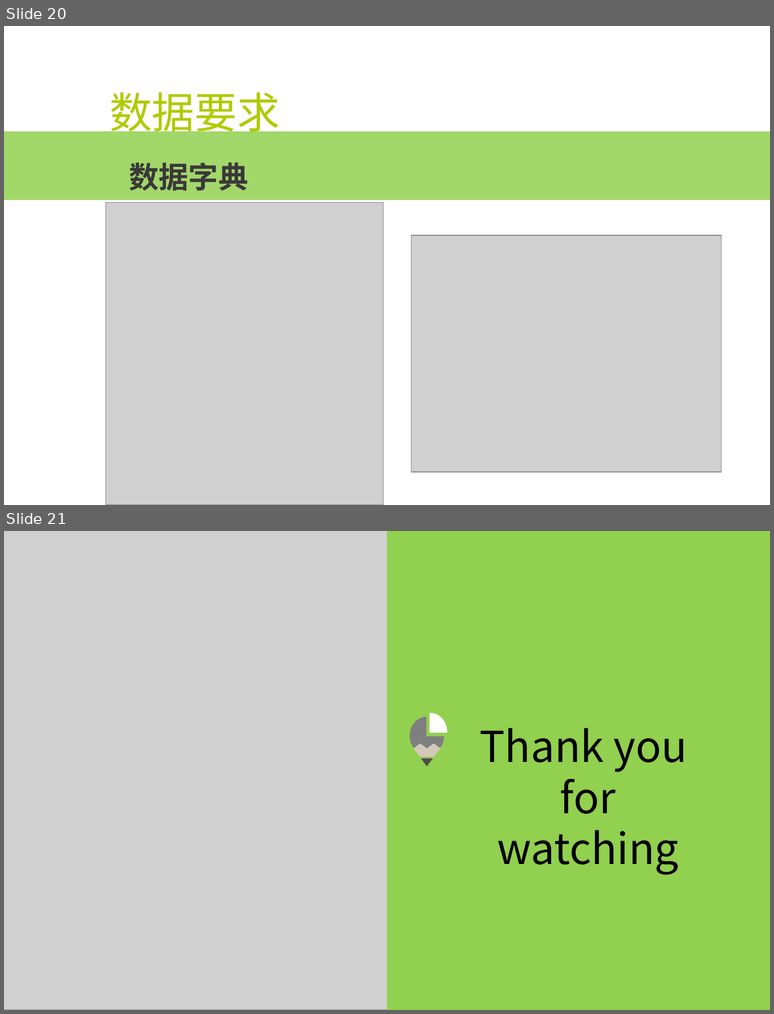
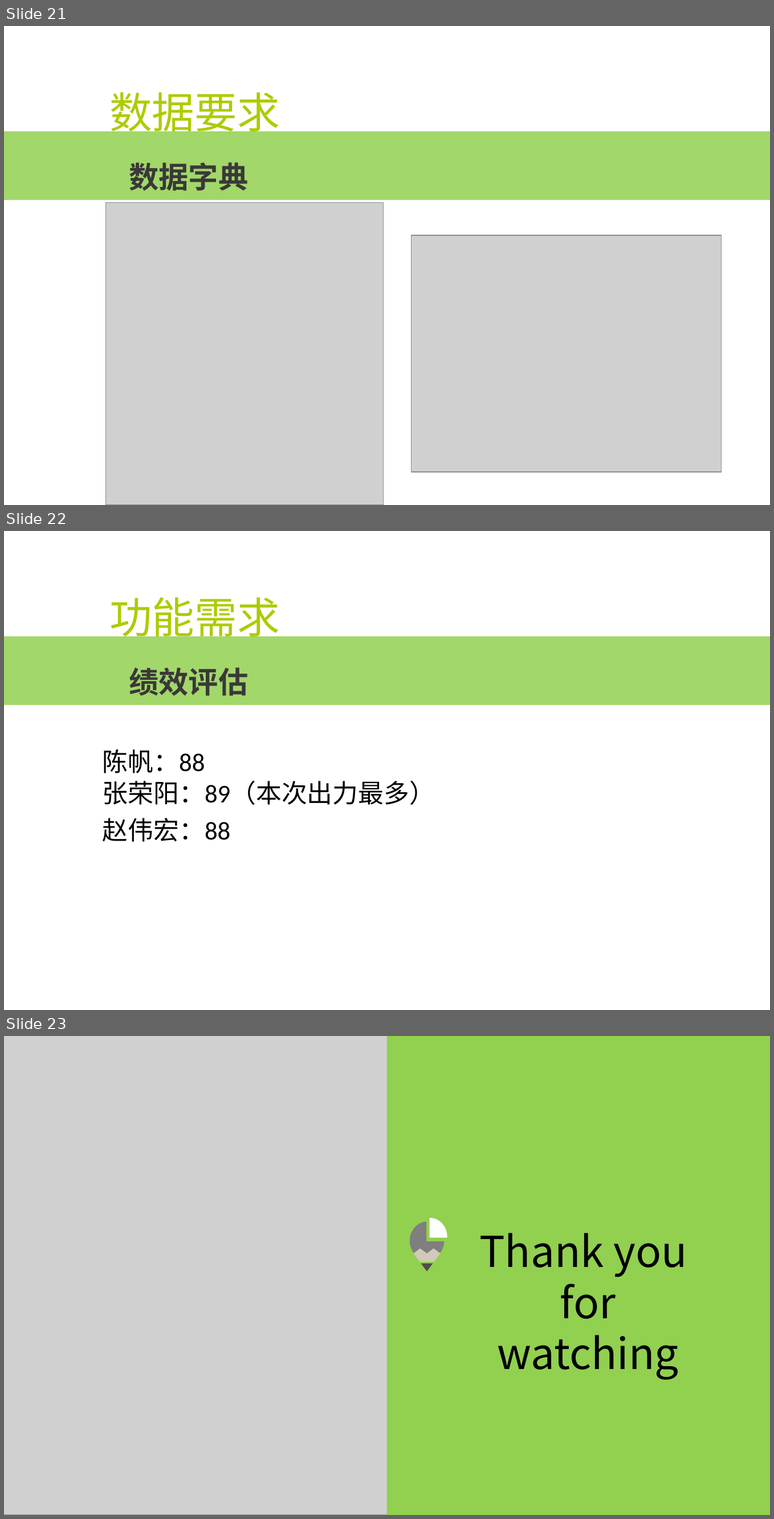
Before and after one commit to popopoi/Software-G07, a slide deck: SE2018春-G07/项目需求分析/SE2018春-G07-项目需求分析.pptx. Shown one above the other, each under a label of ours: slides 20 and 21 before the commit, slides 21, 22 and 23 after it. The pictures are 774x1014 and 774x1519 pixels, drawn with LibreOffice and Linux fonts; fonts in the diff are those of the drawing; grey boxes stand for pictures; background and template pictures are left out. Boxes give left, top, right and bottom in pixels: in the first picture for what was removed or moved away, otherwise in the second. Text is boxed around its words. In the diff, an @@ line names an element or a change of style, - is before the commit and + after.

```diff
--- a/SE2018春-G07/项目需求分析/SE2018春-G07-项目需求分析.pptx
+++ b/SE2018春-G07/项目需求分析/SE2018春-G07-项目需求分析.pptx
@@ slide 22 added at <box>4,531,770,1010</box>, background picture (left out) @@
@@ text added at <box>109,597,279,644</box>, 40 pt, text #AECB01 @@
+功能需求
@@ rectangle added at <box>4,636,770,705</box>, fill #92D050 at 85% opacity @@
@@ text added at <box>129,667,248,696</box>, 28 pt, text #3A3838, bold @@
+绩效评估
@@ text added at <box>103,749,205,773</box>, 24 pt, text #000000 @@
+陈帆：88
@@ text added at <box>103,780,435,805</box>, 24 pt, text #000000 @@
+张荣阳：89（本次出力最多）
@@ text added at <box>103,818,231,842</box>, 24 pt, text #000000 @@
+赵伟宏：88
@@ what was slide 20 is now slide 21 @@
@@ what was slide 21 is now slide 23 @@
```
Also in this commit, not shown: 2 slides changed, 1 other slide added, 12 other files.
